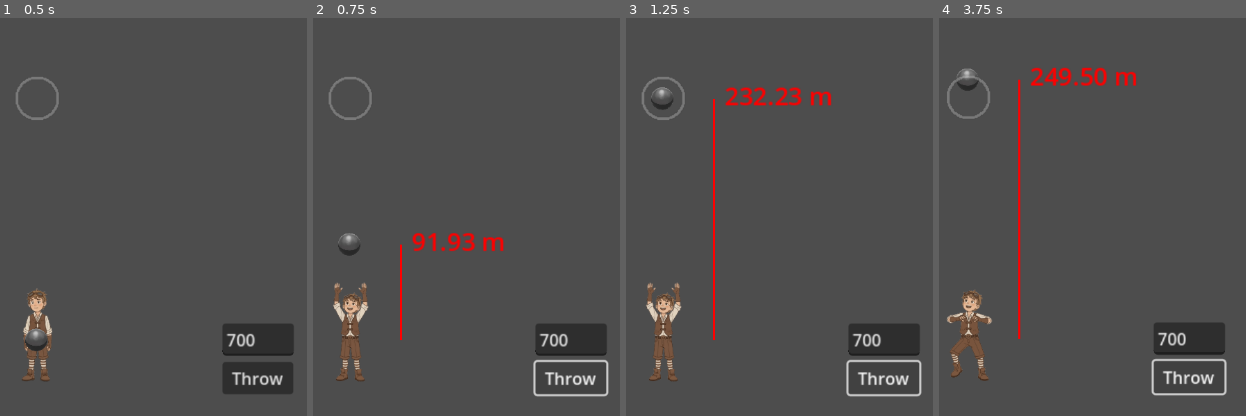
Above: before the commit, frames 1-4 (left to right).
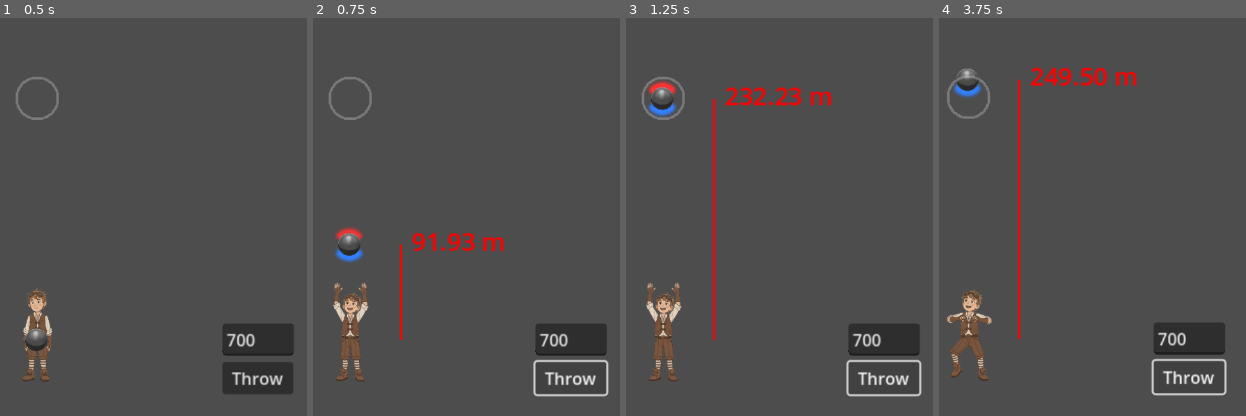
Above: after the commit, the same moments.

Repository: vasyukovin/physics
Game: Godot game, scene res://playground.tscn
Same seed, same stepped clock (60 frames per second), same inputs: the game is played once before the commit and once after it.
Inputs:
- Up to frame 1 (0.5 s): no input
- Up to frame 2 (0.75 s): click "Throw" at 0.5 s
- Up to frame 3 (1.25 s): no input
- Up to frame 4 (3.75 s): click "Throw" at 1.25 s; click "Throw" at 2 s

Frame 1 is identical in both runs. In frame 2, 0.4% of the frame differs, in the area x 7-17%, y 52-62%; in frame 3, 0.4%, in the area x 7-17%, y 15-25%; in frame 4, 0.2%.

Commit message:
Add force outline visualization and update throw mechanics in playground.gd

Diff:
--- a/playground.gd
+++ b/playground.gd
@@ -1,6 +1,7 @@
 extends Node2D
 
 @onready var ball: RigidBody2D = $Ball
+@onready var player_node: Node2D = $Player
 @onready var force_input: LineEdit = $UI/ForceInput
 @onready var throw_button: Button = $UI/ThrowButton
 @onready var player_sprite: Sprite2D = $Player/Sprite2D
@@ -14,12 +15,24 @@
 @export var line_x_offset: float = 50.0  # Distance from ball to line
 @export var shake_intensity: float = 15.0  # How strong the shake is
 @export var shake_duration: float = 2  # How long the shake lasts (in seconds)
+@export var player_z_index: int = 0
+@export var force_outline_z_index: int = 1
+@export var ball_z_index: int = 2
 
 # Target ring (procedural circle indicator)
 @export var target_tolerance_px: float = 10.0  # Allowed center offset for a "hit"
 @export var target_ring_line_width_px: float = 3.0
 @export var target_ring_idle_alpha: float = 0.25
 @export var target_hit_color: Color = Color(0.2, 0.6, 1.0, 1.0)
+@export var force_outline_width_px: float = 4.0
+@export var force_outline_red_base: Color = Color(1.0, 0.2, 0.2, 1.0)
+@export var force_outline_blue_base: Color = Color(0.2, 0.5, 1.0, 1.0)
+@export var force_outline_blue_alpha: float = 0.9
+@export var force_outline_red_min_alpha: float = 0.0
+@export var force_outline_softness_px: float = 6.0
+@export var force_outline_soft_layers: int = 6
+@export_range(0.2, 0.49, 0.01) var force_outline_half_arc_ratio: float = 0.25
+@export var force_red_fade_smooth_speed: float = 7.0
 
 var default_ball_position: Vector2
 var hand_position_y: float
@@ -33,6 +46,12 @@
 var shake_timer: float = 0.0  # Timer for shake duration
 var is_shaking: bool = false  # Whether camera is currently shaking
 var target_ring_radius_px: float = 0.0
+var throw_initial_upward_speed: float = 0.0
+var throw_force_ratio: float = 0.0
+var throw_force_visual_ratio: float = 0.0
+var force_outline_container: Node2D
+var force_outline_top_lines: Array[Line2D] = []
+var force_outline_bottom_lines: Array[Line2D] = []
 
 func _ready():
 	default_ball_position = ball.global_position
@@ -83,6 +102,9 @@
 	if camera:
 		camera_original_offset = camera.offset
 
+	_apply_fixed_z_order()
+	_setup_force_outline()
+
 func _physics_process(_delta):
 	# Update camera shake
 	if is_shaking:
@@ -91,6 +113,7 @@
 	if ball_is_thrown and not ball.freeze:
 		var current_y = ball.global_position.y
 		var current_velocity_y = ball.linear_velocity.y
+		_update_throw_force_ratio(current_velocity_y, _delta)
 
 		# Track maximum height (lowest Y value = highest up)
 		if current_y < max_ball_height:
@@ -140,10 +163,14 @@
 			max_ball_height = 0.0
 			triggers_fired.clear()  # Reset triggers
 			previous_velocity_y = 0.0
+			throw_force_ratio = 0.0
+			throw_force_visual_ratio = 0.0
 			if height_line:
 				height_line.visible = false
 			if height_label:
 				height_label.visible = false
+
+	_update_force_outline_visual()
 
 func _on_throw_button_pressed():
 	max_ball_height = default_ball_position.y
@@ -165,8 +192,148 @@
 
 	ball.freeze = false
 	ball.apply_impulse(Vector2(0, -force_value))
+	throw_initial_upward_speed = max(-ball.linear_velocity.y, 1.0)
+	throw_force_ratio = 1.0
+	throw_force_visual_ratio = 1.0
 
 	ball_is_thrown = true
+	_update_force_outline_visual()
+
+func _update_throw_force_ratio(current_velocity_y: float, delta: float) -> void:
+	if throw_initial_upward_speed <= 0.0:
+		throw_force_ratio = 0.0
+		throw_force_visual_ratio = 0.0
+		return
+
+	# "Throw force" exists only while the ball still moves upward.
+	var upward_speed = max(-current_velocity_y, 0.0)
+	throw_force_ratio = clamp(upward_speed / throw_initial_upward_speed, 0.0, 1.0)
+
+	# Smooth fade so red doesn't disappear abruptly near apex.
+	var smooth_speed: float = max(force_red_fade_smooth_speed, 0.01)
+	var blend: float = clamp(delta * smooth_speed, 0.0, 1.0)
+	throw_force_visual_ratio = lerp(throw_force_visual_ratio, throw_force_ratio, blend)
+
+func _setup_force_outline() -> void:
+	force_outline_container = Node2D.new()
+	force_outline_container.name = "ForceOutlineOverlay"
+	force_outline_container.z_as_relative = false
+	force_outline_container.z_index = force_outline_z_index
+	ball.add_child(force_outline_container)
+	_rebuild_force_outline_lines()
+	force_outline_container.visible = false
+
+func _apply_fixed_z_order() -> void:
+	if player_node:
+		player_node.z_as_relative = false
+		player_node.z_index = player_z_index
+
+	if ball:
+		ball.z_as_relative = false
+		ball.z_index = ball_z_index
+
+func _rebuild_force_outline_lines() -> void:
+	if not force_outline_container:
+		return
+
+	for line in force_outline_top_lines:
+		if is_instance_valid(line):
+			line.queue_free()
+	for line in force_outline_bottom_lines:
+		if is_instance_valid(line):
+			line.queue_free()
+
+	force_outline_top_lines.clear()
+	force_outline_bottom_lines.clear()
+
+	var soft_layers: int = max(force_outline_soft_layers, 0)
+	var total_layers: int = soft_layers + 1
+
+	for _i in range(total_layers):
+		var top_line := Line2D.new()
+		top_line.antialiased = true
+		top_line.closed = false
+		top_line.begin_cap_mode = Line2D.LINE_CAP_ROUND
+		top_line.end_cap_mode = Line2D.LINE_CAP_ROUND
+		force_outline_container.add_child(top_line)
+		force_outline_top_lines.append(top_line)
+
+		var bottom_line := Line2D.new()
+		bottom_line.antialiased = true
+		bottom_line.closed = false
+		bottom_line.begin_cap_mode = Line2D.LINE_CAP_ROUND
+		bottom_line.end_cap_mode = Line2D.LINE_CAP_ROUND
+		force_outline_container.add_child(bottom_line)
+		force_outline_bottom_lines.append(bottom_line)
+
+func _build_arc_points(center: Vector2, radius: float, start_angle: float, end_angle: float, point_count: int) -> PackedVector2Array:
+	var points := PackedVector2Array()
+	var safe_count: int = max(point_count, 4)
+	for i in range(safe_count + 1):
+		var t := float(i) / float(safe_count)
+		var angle: float = lerp(start_angle, end_angle, t)
+		points.append(center + Vector2(cos(angle), sin(angle)) * radius)
+	return points
+
+func _update_force_outline_visual() -> void:
+	if not force_outline_container:
+		return
+
+	var should_show := ball and ball_is_thrown and not ball.freeze
+	force_outline_container.visible = should_show
+	if not should_show:
+		return
+
+	var soft_layers: int = max(force_outline_soft_layers, 0)
+	var total_layers: int = soft_layers + 1
+	if force_outline_top_lines.size() != total_layers or force_outline_bottom_lines.size() != total_layers:
+		_rebuild_force_outline_lines()
+
+	var center := Vector2.ZERO
+	var radius: float = _get_ball_radius_px() + 2.0
+	var point_count: int = 36
+
+	# Each force arc uses less than 50% of circumference to avoid color overlap.
+	var arc_ratio: float = clamp(force_outline_half_arc_ratio, 0.2, 0.49)
+	var arc_span: float = TAU * arc_ratio
+	var top_center_angle: float = -PI * 0.5
+	var bottom_center_angle: float = PI * 0.5
+
+	var top_start: float = top_center_angle - arc_span * 0.5
+	var top_end: float = top_center_angle + arc_span * 0.5
+	var bottom_start: float = bottom_center_angle - arc_span * 0.5
+	var bottom_end: float = bottom_center_angle + arc_span * 0.5
+
+	var top_points := _build_arc_points(center, radius, top_start, top_end, point_count)
+	var bottom_points := _build_arc_points(center, radius, bottom_start, bottom_end, point_count)
+
+	for i in range(total_layers):
+		var layer_factor: float = 1.0
+		var width: float = force_outline_width_px
+
+		if i > 0 and soft_layers > 0:
+			var t := float(i) / float(soft_layers)
+			layer_factor = pow(1.0 - t, 2.0) * 0.9
+			width = force_outline_width_px + (max(force_outline_softness_px, 0.0) * 2.0 * t)
+
+		var top_line: Line2D = force_outline_top_lines[i]
+		var bottom_line: Line2D = force_outline_bottom_lines[i]
+
+		top_line.position = Vector2.ZERO
+		bottom_line.position = Vector2.ZERO
+		top_line.points = top_points
+		bottom_line.points = bottom_points
+		top_line.width = width
+		bottom_line.width = width
+
+		var top_color := force_outline_red_base
+		top_color.a = lerp(force_outline_red_min_alpha, 1.0, throw_force_visual_ratio) * layer_factor
+
+		var bottom_color := force_outline_blue_base
+		bottom_color.a = clamp(force_outline_blue_alpha, 0.0, 1.0) * layer_factor
+
+		top_line.default_color = top_color
+		bottom_line.default_color = bottom_color
 
 func _update_height_indicator():
 	if not ball_is_thrown or ball.freeze:
